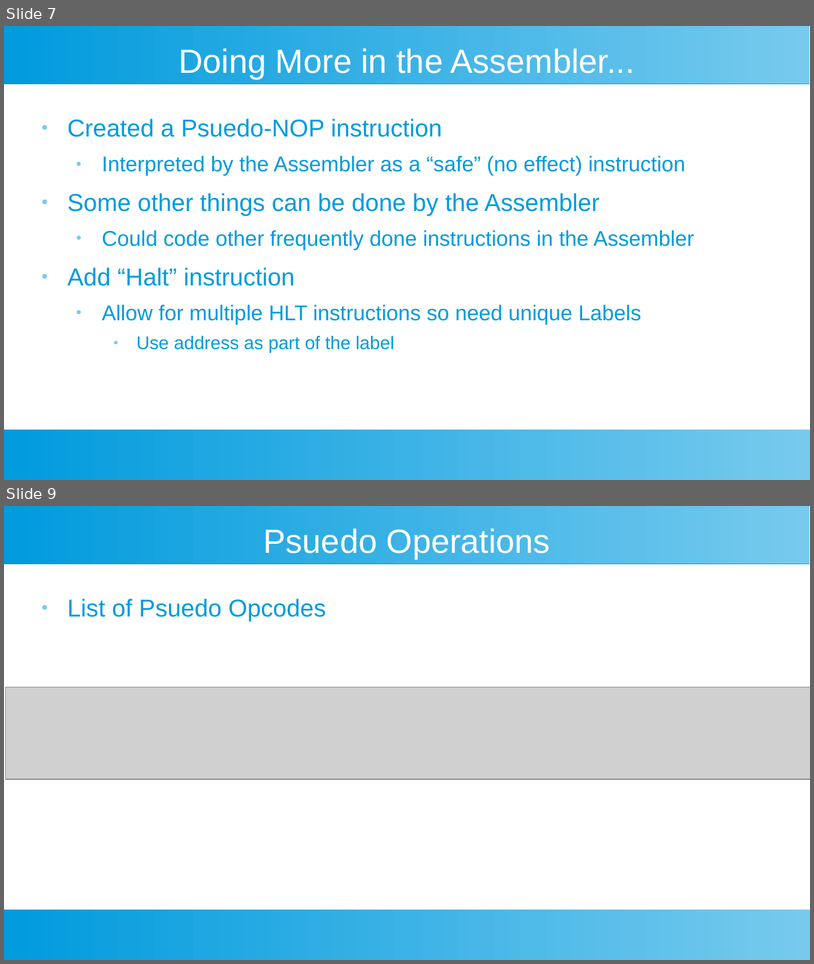
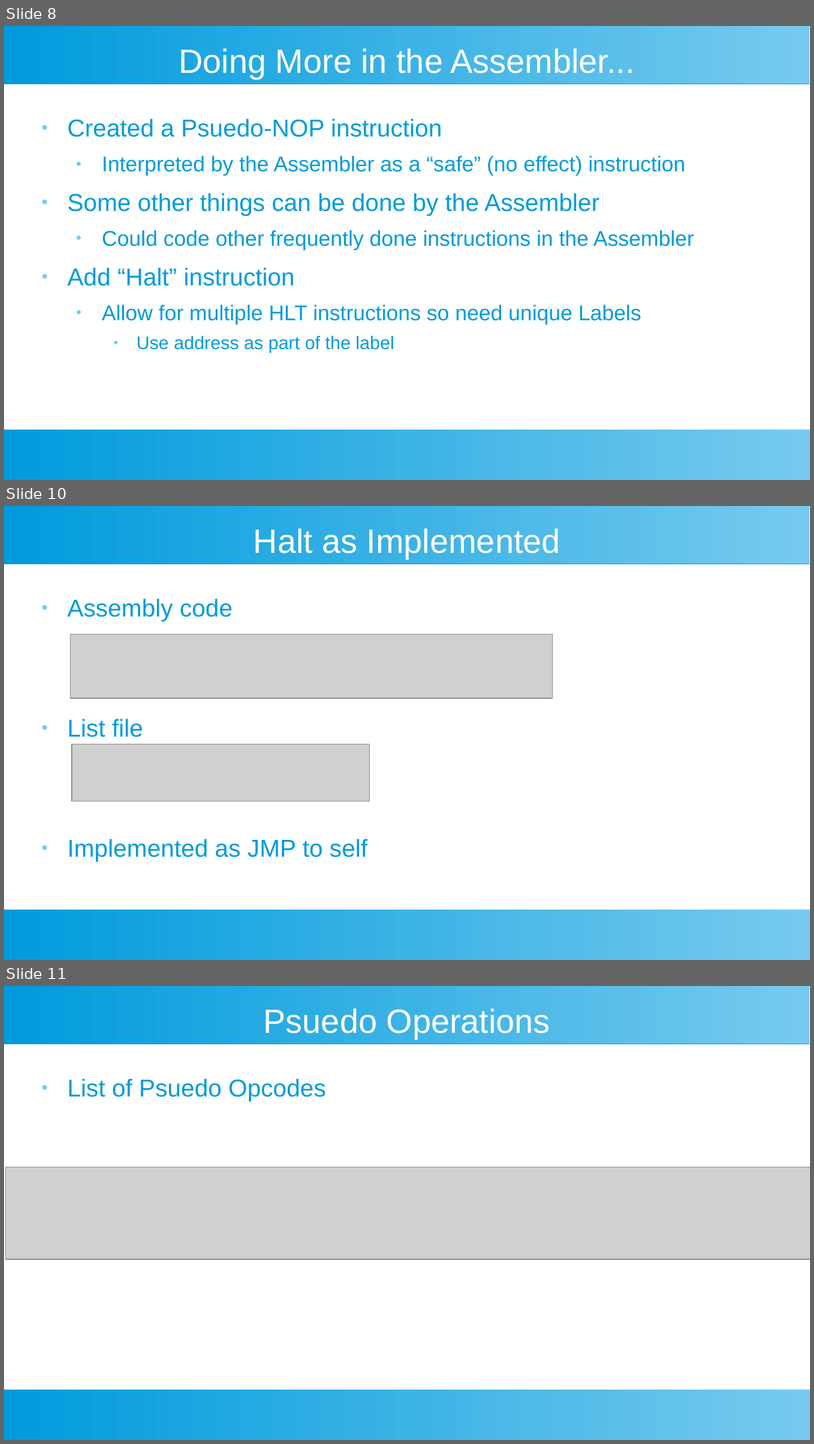
Before and after one commit to douggilliland/Design_A_CPU, a slide deck: Docs/DIY-FPGA-Computer-A3_Psuedo_NOP.odp. Shown one above the other, each under a label of ours: slides 7 and 9 before the commit, slides 8, 10 and 11 after it; the slides between them are not shown. The pictures are 814x964 and 814x1444 pixels, drawn with LibreOffice and Linux fonts; fonts in the diff are those of the drawing; grey boxes stand for pictures. Boxes give left, top, right and bottom in pixels: in the first picture for what was removed or moved away, otherwise in the second. Text is boxed around its words. In the diff, an @@ line names an element or a change of style, - is before the commit and + after.

```diff
--- a/Docs/DIY-FPGA-Computer-A3_Psuedo_NOP.odp
+++ b/Docs/DIY-FPGA-Computer-A3_Psuedo_NOP.odp
@@ slide 10 added at <box>4,506,810,960</box>, background #FFFFFF; not listed: 2 template elements that a slide beside it also shows @@
@@ title added at <box>254,528,561,559</box>, 33 pt, text #FFFFFF @@
+Halt as Implemented
@@ text added at <box>68,598,368,861</box>, 24 pt, text #009BDD @@
+● Assembly code
+● List file
+● Implemented as JMP to self
@@ picture added at <box>71,634,553,698</box> @@
@@ picture added at <box>72,744,370,801</box> @@
@@ what was slide 7 is now slide 8 @@
@@ what was slide 9 is now slide 11 @@
```
Also in this commit, not shown: 2 slides changed, 2 other slides added, 5 other files.
